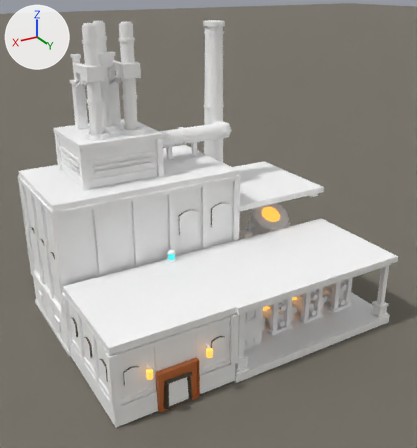
The Blender file src/DeepFrontier/Art/Source/SteelMill-ReferenceStudy.blend, before and after one commit.
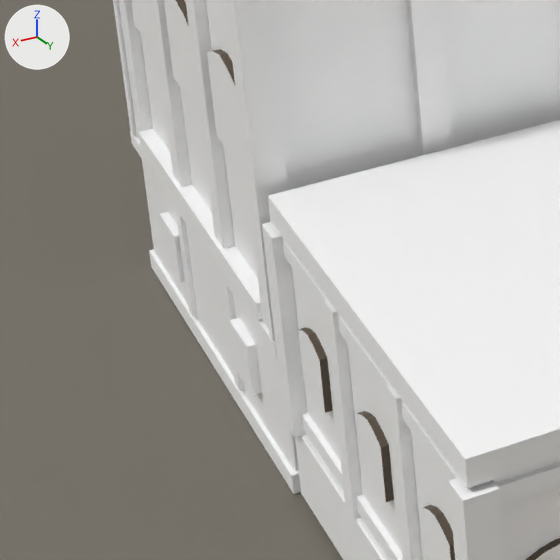
Each version appears first whole from a camera (50 mm lens) standing at (3.21, 9.08, 8.73) and looking at (-3.79, -2.59, 2.89), and next in a close-up on the part from 0% to 32% of the width and 54% to 83% of the height. Lighting does not change. The marker at upper left points along +X, +Y and +Z. The last two pictures show the newer version.

Before the edit, the objects in view are built like this:
```python
ob_plane = bpy.data.objects.new('Plane', me_plane)
ob_plane.location = (0.0, 0.0, -0.04)
ob_steelmill_architecture = bpy.data.objects.new('SteelMill.Architecture', me_steelmill_architecture)
ob_steelmill_architecture.location = (0.0, 0.0, 0.0)
```
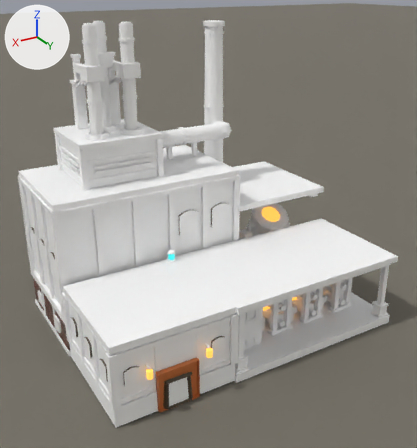
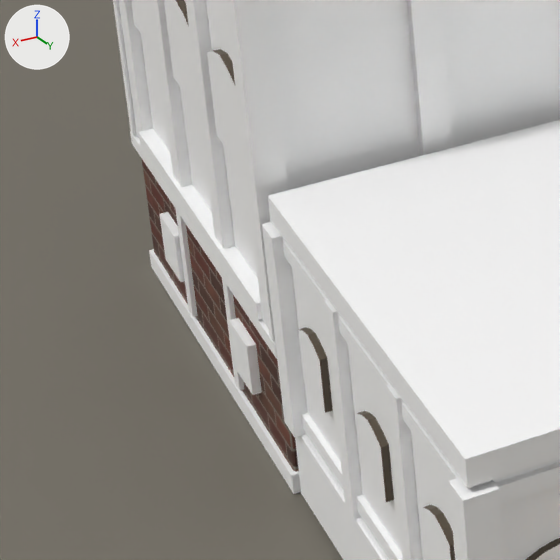
Changed parts and their boxes [x1, y1, x2, y2] in the close-ups (560 x 560 px):
part 1 of me_steelmill_architecture, recoloured (grey to brown): [142, 160, 299, 472] in both

Diff of the bpy script that builds the scene:
```diff
--- a/src/DeepFrontier/Art/Source/SteelMill-ReferenceStudy.blend.py
+++ b/src/DeepFrontier/Art/Source/SteelMill-ReferenceStudy.blend.py
@@ img_dfindustrial06_basecolor_png @@
+img_dfindustrial06_basecolor_png = load_image('DFIndustrial06.BaseColor.png', '../../AssetBundles/Resources/Materials/DeepFrontierIndustrial/DFIndustrial06.BaseColor.png', 512, 512, 'sRGB')
@@ mat_referencebrick @@
+mat_referencebrick = bpy.data.materials.new('ReferenceBrick')
+# colours: white #ffffff
+# uses the picture img_dfindustrial06_basecolor_png
@@ me_steelmill_architecture @@
 me_steelmill_architecture.from_pydata(...)  # 5697 vertices, 3155 faces; spans x -8.0..0.06, y -6.06..0.14, z -0.03..7.57
 # used by ob_steelmill_architecture; location = (0.0, 0.0, 0.0)
+# me_steelmill_architecture part 1: all 4 faces centred in x -5.0..0.0, y -6.0..-3.05, z 0.5 switch from mat_plaster_white_ironteeth (its picture is missing) to mat_referencebrick
 me_steelmill_architecture.materials.append(mat_basewood_darkbrown_ironteeth)
```
